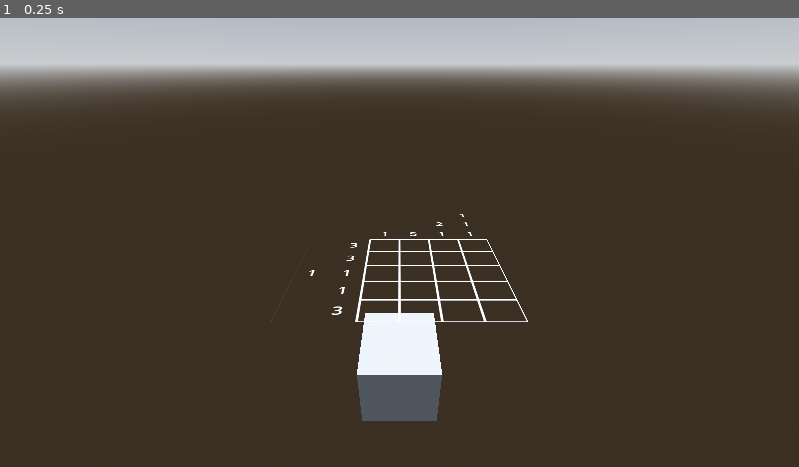
Above: before the commit, frame 1.
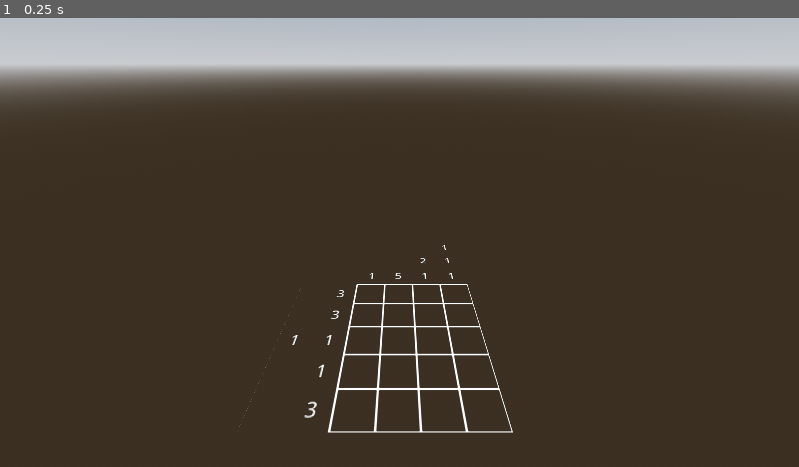
Above: after the commit, the same moment.

Repository: kennethbchen/Medical-Malpicross-Game
Game: Godot game, scene res://scenes/game3d.tscn
Two runs of this game, one before a commit and one after it. Both use one fixed random seed, a clock stepped at 60 frames per second and the inputs below.
Inputs:
- Up to frame 1 (0.25 s): no input

The runs differ from the first frame. In frame 1, 3.6% of the frame differs, in the area x 29-67%, y 43-93%.

Commit message:
Implemented grid mesh 3d

Diff:
--- a/scenes/game3d.tscn
+++ b/scenes/game3d.tscn
@@ -1,9 +1,10 @@
-[gd_scene load_steps=12 format=3 uid="uid://cphi0cg2safub"]
+[gd_scene load_steps=10 format=3 uid="uid://cphi0cg2safub"]
 
 [ext_resource type="Script" uid="uid://1kiapugm7kgr" path="res://scripts/util/debug_commands.gd" id="1_b4stf"]
 [ext_resource type="Script" uid="uid://s36af8eoblro" path="res://scripts/puzzle_controller_3d.gd" id="1_yob6b"]
 [ext_resource type="Script" uid="uid://dra4lijujrmwu" path="res://scripts/puzzle_viewport.gd" id="2_f1g4q"]
 [ext_resource type="Script" uid="uid://dih8wwvotb5tk" path="res://scripts/puzzle_drawer.gd" id="3_b4stf"]
+[ext_resource type="Script" path="res://scripts/resources/grid_mesh3d.gd" id="3_ygxcr"]
 [ext_resource type="Script" uid="uid://cdsemgxjyhjng" path="res://scripts/cursor.gd" id="4_ygxcr"]
 
 [sub_resource type="ProceduralSkyMaterial" id="ProceduralSkyMaterial_f1g4q"]
@@ -19,16 +20,6 @@
 tonemap_mode = 2
 glow_enabled = true
 
-[sub_resource type="PlaneMesh" id="PlaneMesh_xrhyx"]
-
-[sub_resource type="ViewportTexture" id="ViewportTexture_ygxcr"]
-viewport_path = NodePath("PuzzleController/PuzzleViewport")
-
-[sub_resource type="StandardMaterial3D" id="StandardMaterial3D_xrhyx"]
-resource_local_to_scene = true
-transparency = 1
-albedo_texture = SubResource("ViewportTexture_ygxcr")
-
 [node name="Game3d" type="Node3D"]
 
 [node name="WorldEnvironment" type="WorldEnvironment" parent="."]
@@ -43,6 +34,11 @@
 
 [node name="PuzzleController" type="Node3D" parent="."]
 script = ExtResource("1_yob6b")
+
+[node name="GridMesh3D" type="MeshInstance3D" parent="PuzzleController"]
+gi_mode = 0
+script = ExtResource("3_ygxcr")
+metadata/_custom_type_script = ExtResource("3_ygxcr")
 
 [node name="PuzzleViewport" type="SubViewport" parent="PuzzleController"]
 disable_3d = true
@@ -72,12 +68,5 @@
 offset_right = 128.0
 offset_bottom = 96.0
 
-[node name="MeshInstance3D" type="MeshInstance3D" parent="PuzzleController"]
-mesh = SubResource("PlaneMesh_xrhyx")
-surface_material_override/0 = SubResource("StandardMaterial3D_xrhyx")
-
-[node name="CSGBox3D" type="CSGBox3D" parent="."]
-transform = Transform3D(1, 0, 0, 0, 1, 0, 0, 0, 1, 0, -1.8914, 0)
-
 [node name="Camera3D" type="Camera3D" parent="."]
-transform = Transform3D(1, 0, 0, 0, 0.853596, 0.520935, 0, -0.520935, 0.853596, 2.38419e-07, 1.70681, 2.61278)
+transform = Transform3D(1, 0, 0, 0, 0.853596, 0.520935, 0, -0.520935, 0.853596, 1.1328, 1.70681, 3.0668)
--- a/scripts/puzzle_controller_3d.gd
+++ b/scripts/puzzle_controller_3d.gd
@@ -2,7 +2,7 @@
 
 #@onready var flesh_sim: Node2D = $FleshSim
 
-#@onready var grid_mesh: GridMesh2D = $GridMesh2D
+@onready var grid_mesh: GridMesh3D = $GridMesh3D
 
 @onready var puzzle_viewport: SubViewport = $PuzzleViewport
 
@@ -40,6 +40,8 @@
 
 var selected_cell: Vector2i
 
+var cell_size: float = 0.25
+
 func _ready() -> void:
 	puzzle_string = test_puzzles.pick_random()
 
@@ -58,6 +60,12 @@
 	#flesh_sim.init(puzzle, sim_point_columns, sim_point_rows, 50)
 
 	puzzle_viewport.init(puzzle)
+
+	var grid_mesh_material: StandardMaterial3D = StandardMaterial3D.new()
+	grid_mesh_material.transparency = BaseMaterial3D.TRANSPARENCY_ALPHA
+	grid_mesh_material.albedo_texture = puzzle_viewport.get_texture()
+	grid_mesh_material.shading_mode = BaseMaterial3D.SHADING_MODE_UNSHADED
+	grid_mesh.init(grid_mesh_material)
 
 	# TODO
 	"""
@@ -95,7 +103,7 @@
 			puzzle.toggle_input_crossed(selected_cell.x, selected_cell.y)
 
 func _process(delta: float) -> void:
-	#grid_mesh.construct_from_points(get_board_points(), sim_point_rows - 2, sim_point_columns - 2)
+	grid_mesh.construct_from_points(get_board_points(), sim_point_rows - 2, sim_point_columns - 2)
 
 	# Check for input
 	selected_cell = _get_selected_cell()
@@ -103,11 +111,14 @@
 
 
 
-func get_board_points() -> Array[Vector2]:
+func get_board_points() -> Array[Vector3]:
 
-	var output: Array[Vector2]
+	var output: Array[Vector3]
 
-	# TODO
+	# TODO use flesh sim
+	for row in range(1, sim_point_rows - 1):
+		for col in range(1, sim_point_columns - 1):
+			output.push_back(Vector3(col, 0, row) * cell_size)
 	"""
 	for row in range(1, sim_point_rows - 1):
 		for col in range(1, sim_point_columns - 1):
@@ -119,7 +130,6 @@
 func _get_selected_cell():
 	# TODO
 	"""
-
 	for row in input_quads.size():
 		for col in input_quads[row].size():
 			if input_quads[row][col].contains_point(get_global_mouse_position() - global_position):
--- /dev/null
+++ b/scripts/resources/grid_mesh3d.gd
@@ -0,0 +1,81 @@
+extends MeshInstance3D
+
+class_name GridMesh3D
+
+var mat: StandardMaterial3D
+
+func init(material: StandardMaterial3D) -> void:
+	mat = material
+
+
+## Assumes rectangular array of points
+func construct_from_points(points: Array[Vector3], rows: int, columns: int) -> void:
+
+	if not is_inside_tree() or not is_node_ready():
+		return
+
+	if not is_instance_valid(mesh):
+		mesh = ArrayMesh.new()
+
+	var am := mesh as ArrayMesh
+	if am.get_surface_count() > 0:
+		am.clear_surfaces()
+
+	var vertices = PackedVector3Array()
+
+	var uvs = PackedVector2Array()
+
+	# Each point that isn't on the rightmost / bottommost edge is the
+	# top left point of a quad
+	for row in range(rows - 1):
+		for col in range(columns - 1):
+
+			# (row, col) defines the top left position of the quad
+			# we are currently looking at
+
+			# convert (row, col) to an index in points
+			# https://softwareengineering.stackexchange.com/questions/212808/treating-a-1d-data-structure-as-2d-grid
+
+			# Make two triangles to construct one quad
+
+			var tl: = points[col + columns * row]
+			var tr: = points[(col + 1) + columns * row]
+			var bl: = points[col + (columns * (row + 1))]
+			var br: = points[(col + 1) + columns * (row + 1)]
+
+			# First triangle
+
+			# Top Left
+			vertices.push_back(tl)
+			uvs.push_back(Vector2(float(col) / (columns - 1), float(row) / (rows - 1) ))
+
+			# Top Right
+			vertices.push_back(tr)
+			uvs.push_back(Vector2(float(col + 1) / (columns - 1), float(row) / (rows - 1) ))
+
+			# Bottom Left
+			vertices.push_back(bl)
+			uvs.push_back(Vector2(float(col) / (columns - 1), float(row + 1) / (rows - 1) ))
+
+			# Second Triangle
+
+			# Top Right
+			vertices.push_back(tr)
+			uvs.push_back(Vector2(float(col + 1) / (columns - 1), float(row) / (rows - 1) ))
+
+			# Bottom Right
+			vertices.push_back(br)
+			uvs.push_back(Vector2(float(col + 1) / (columns - 1), float(row + 1) / (rows - 1) ))
+
+			# Bottom Left
+			vertices.push_back(bl)
+			uvs.push_back(Vector2(float(col) / (columns - 1), float(row + 1) / (rows - 1) ))
+
+	#print(vertices)
+	var arrays = []
+	arrays.resize(Mesh.ARRAY_MAX)
+	arrays[Mesh.ARRAY_VERTEX] = vertices
+	arrays[Mesh.ARRAY_TEX_UV] = uvs
+
+	am.add_surface_from_arrays(Mesh.PRIMITIVE_TRIANGLES, arrays)
+	am.surface_set_material(0, mat)
